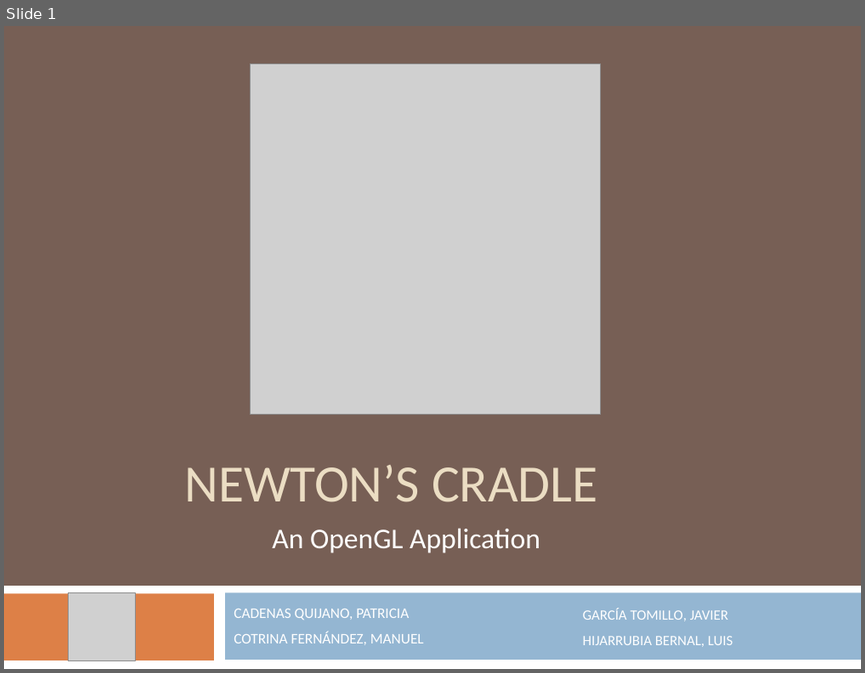
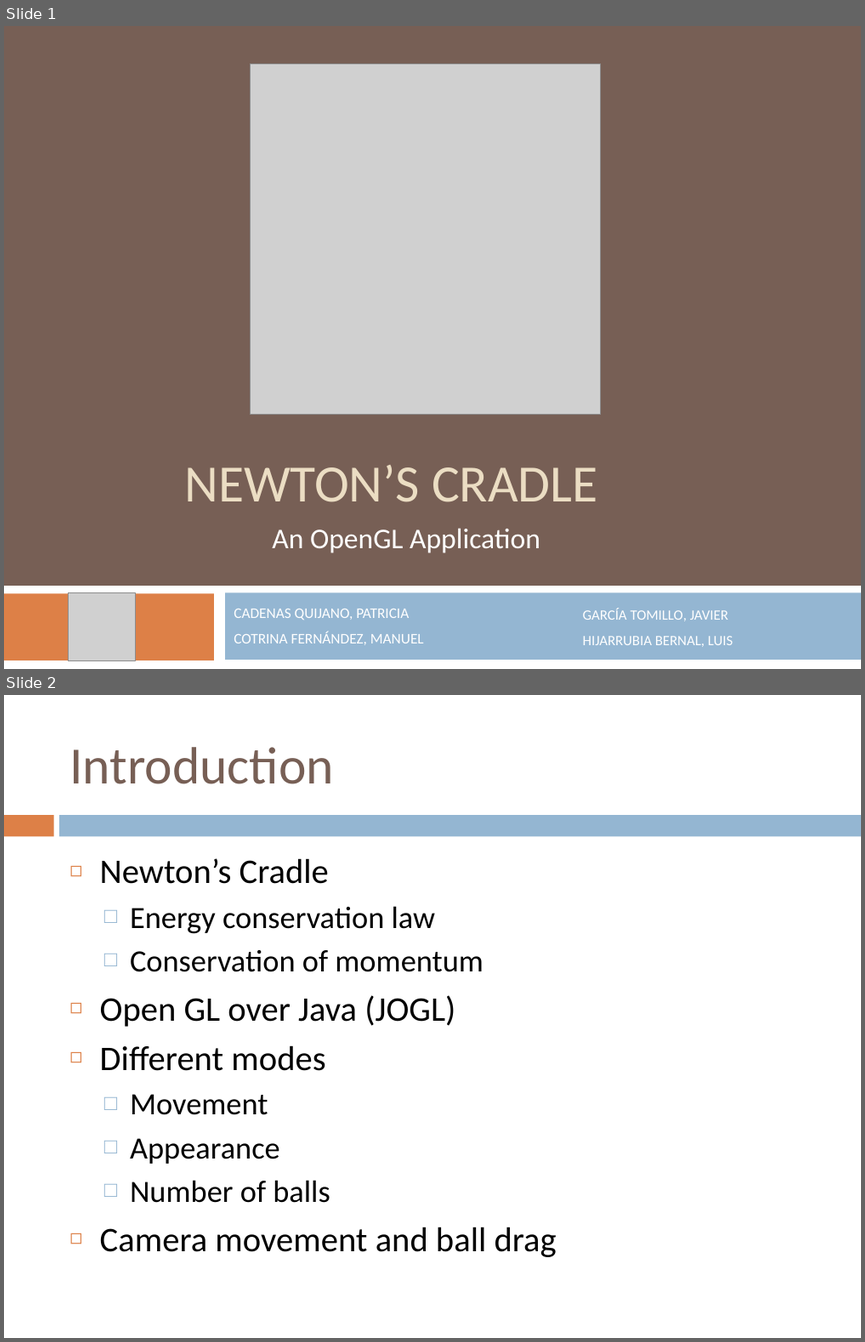
Before and after one commit to avatarreturn/newton-cradle, a slide deck: Newton1/documentacion/Presentation.pptx. Shown one above the other, each under a label of ours: slide 1 before the commit, slides 1 and 2 after it. The pictures are 865x673 and 865x1342 pixels, drawn with LibreOffice and Linux fonts; fonts in the diff are those of the drawing; grey boxes stand for pictures. Boxes give left, top, right and bottom in pixels: in the first picture for what was removed or moved away, otherwise in the second. Text is boxed around its words. In the diff, an @@ line names an element or a change of style, - is before the commit and + after.

```diff
--- a/Newton1/documentacion/Presentation.pptx
+++ b/Newton1/documentacion/Presentation.pptx
@@ slide 2 added at [4,695,861,1338], background #FFFFFF @@
@@ title added at [69,747,334,784], 44 pt, text #775F55 @@
+Introduction
@@ rectangle added at [4,815,53,836], fill #DD8047 @@
@@ rectangle added at [60,815,861,836], fill #94B6D2 @@
@@ text added at [100,858,556,1257], 26 pt, text #000000 @@
+◻ Newton’s Cradle
+  □ Energy conservation law
+  □ Conservation of momentum
+◻ Open GL over Java (JOGL)
+◻ Different modes
+  □ Movement
+  □ Appearance
+  □ Number of balls
+◻ Camera movement and ball drag
```
Also in this commit, not shown: 10 other slides added, 8 slides removed.
